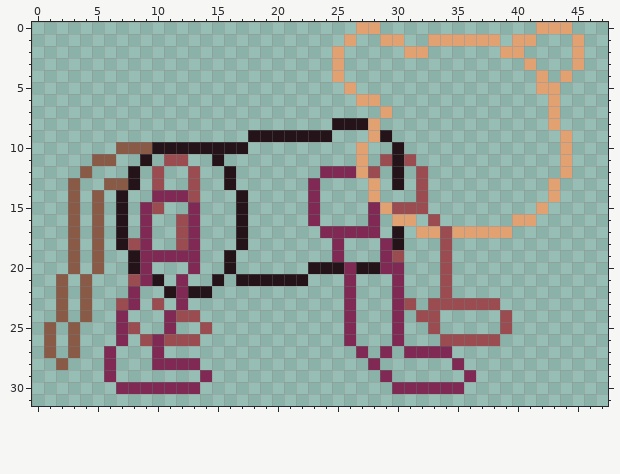
Edited in one commit: pixel-art file (images/AseSource/Tigerobot/tigerobot.aseprite). The picture above is the old version.
48x32 pixels, 1 frame.
After:
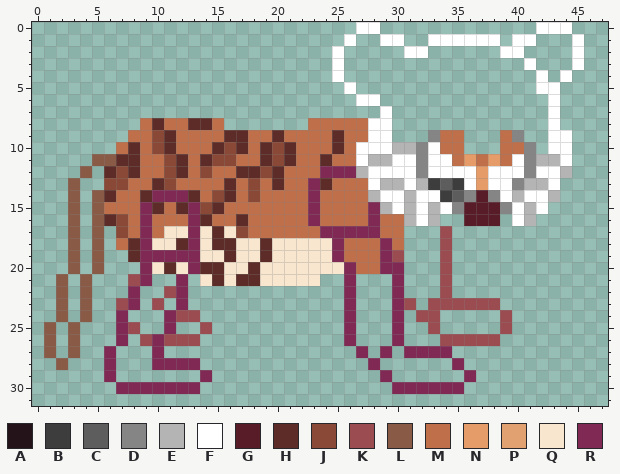
Palette (. is transparent): A #25131a  B #3d3d3d  C #5d5d5d  D #858585  E #b4b4b4  F #ffffff  G #571c27  H #5d2c28  J #8a4836  K #9b4c51  L #895a45  M #bf6f4a  N #e69c69  P #e1a171  Q #f9e6cf  R #802954
Edits made:
--- layers "Head", "Body"
@@ x 0..47 @@
- 0 ...........................PP.............PPP...
- 1 ..........................P..PP..PPPPPP.PP...P..
- 2 .........................P.....PP......PP....P..
- 3 .........................P...............P...P..
- 4 .........................P................P.P...
- 5 ..........................P...............PP....
- 6 ...........................PP..............P....
- 7 .............................P.............P....
- 8 .........................AAAP..............P....
- 9 ..................AAAAAAA...PA..............P...
-10 .......LLLAAAAAAAA.........P..A.............P...
-11 .....LL..A.KK..A...........P.KAK............P...
-12 ....L...A.K..K..A.......RRRPK.A.K...........P...
-13 ...L..LLA.K..K..A......R....P.A.K..........P....
-14 ...L.L.A..RRRK...A.....R....P...K..........P....
-15 ...L.L.A.RK..R...A.....R....RPKKK.........P.....
-16 ...L.L.A.R..KR...A.....R....R.PP.K......PP......
-17 ...L.L.A.R..KR...A......RRRRR.A.PPKPPPPP........
-18 ...L.L.AKR..KR...A.......R...RA...K.............
-19 ...L.L..ARRRRR..A........R...RK...K.............
-20 ...L.L..AR...R..A......AAARAARR...K.............
-21 ..L.L...KRA.R..A.AAAAAA...R...R...K.............
-22 ..L.L...R..ARAA...........R...R...K.............
+ 0 ...........................FF.............FFF...
+ 1 ..........................F..FF..FFFFFF.FF...F..
+ 2 .........................F.....FF......FF....F..
+ 3 .........................F...............F...F..
+ 4 .........................F................F.F...
+ 5 ..........................F...............FF....
+ 6 ...........................FF..............F....
+ 7 .............................F.............F....
+ 8 .........MHMMHHM.......MMMMMFF.............F....
+ 9 ........MMJHMMMMHHMMHMMMMHMMFF...DMM...MD..FF...
+10 .......MHMJHMMMHJHMHJHMMMHMFFFEEDFMM...MMD.FF...
+11 .....LLHHMMJHMHJJMMHJHMMHMMFEEFFDFFMNMNMFDEEF...
+12 ....L.HJHMMJHMJMMHHJHMMMRRREFFFFDFFFFNFFFDFFE...
+13 ...L..JJMMHJMMMMHMJMHMMRHMMMFEEFEBCBFNFFDEEF....
+14 ...L.LHMMHRRRHMJHMJMMMMRMMMMEFFEFFBCDGDFEFFE....
+15 ...L.LMMMRHMHRJHMMMMMMMRMMMMREFEFEFDGGGDFEF.....
+16 ...L.LHJMRMMMRHMMHMMMMMRMMMMRMMEFE..GGG.FE......
+17 ...L.L.JMRMQQRQHQJMMMMMMRRRRRMM...K.............
+18 ...L.L.MHRQQHRQHHQQHQQQQQRMMMRM...K.............
+19 ...L.L..HRRRRRQQHQQHQQQQQRMMMRK...K.............
+20 ...L.L...RQHQRHHQQHQQQQQQQRMMRR...K.............
+21 ..L.L...KR..R.QHQHHQQQQQ..R...R...K.............
+22 ..L.L...R..KR.............R...R...K.............
 23 ..L.L..KR.K.R.............R...RK.KKKKKK.........
Where, in picture pixels (left, top, right, bottom), the same in both pictures:
changed: (104, 22, 584, 298)
